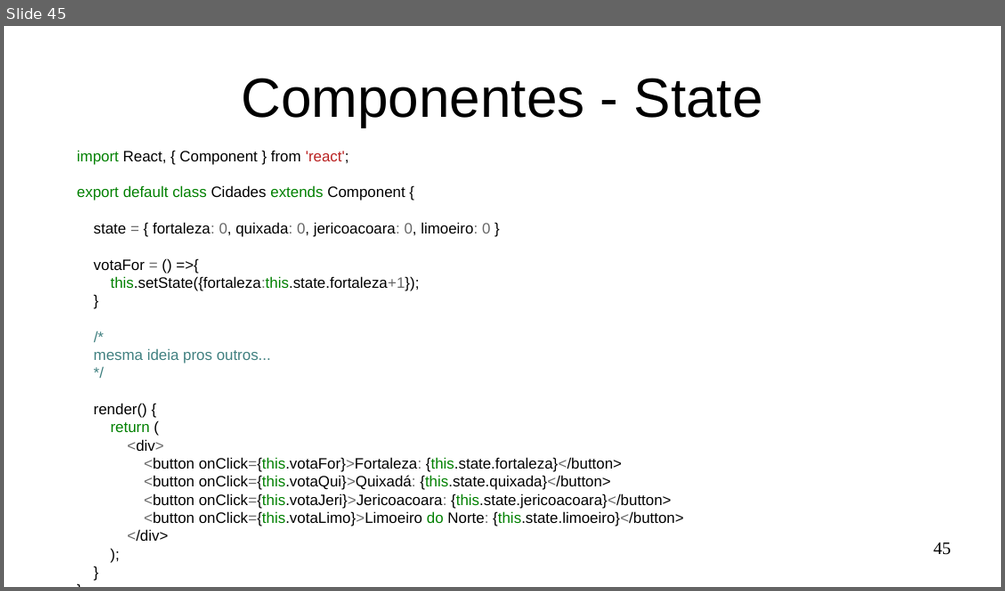
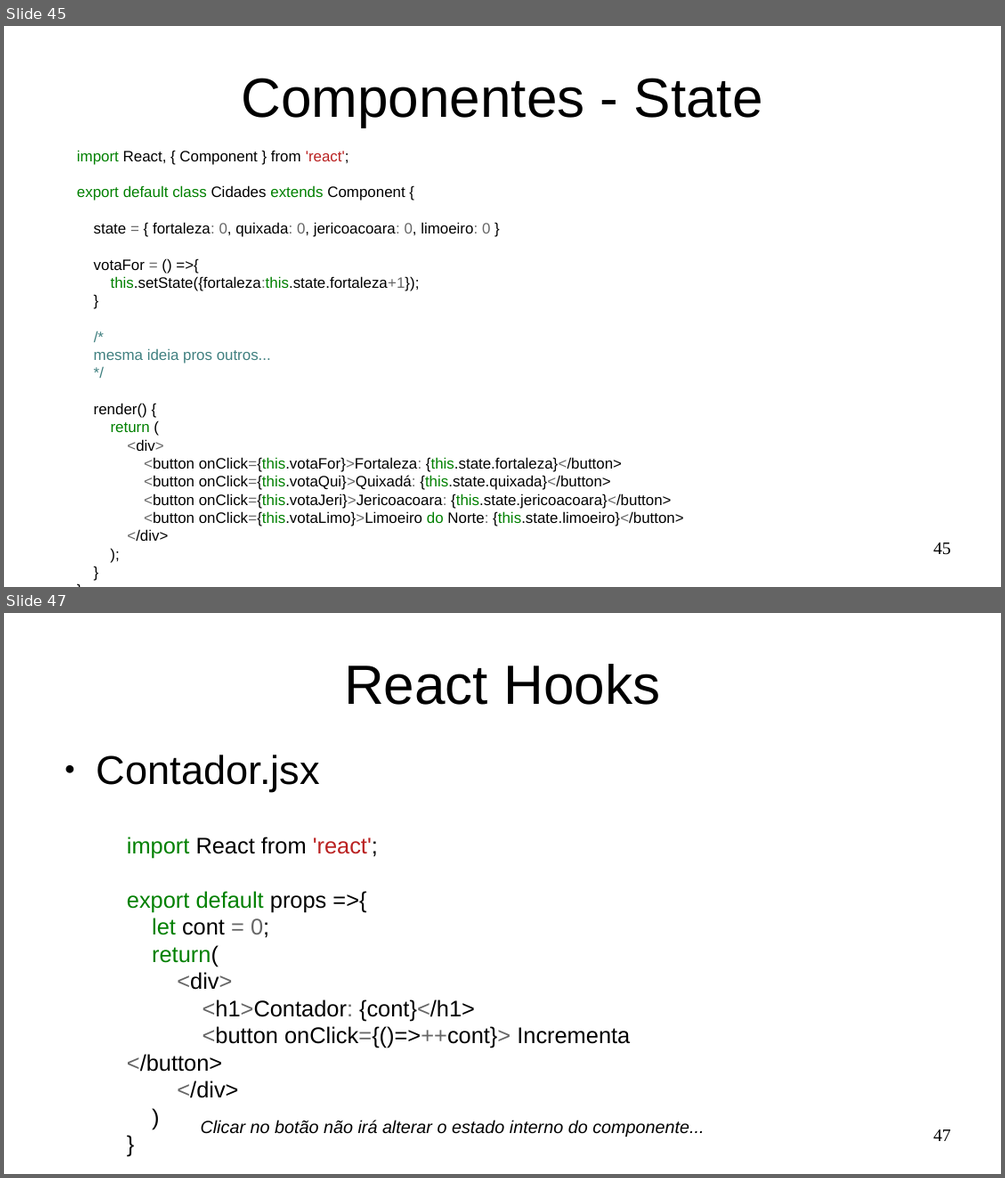
Before and after one commit to Marques-Dev/WEB_2020-1, a slide deck: SLIDES/aula01.odp. Shown one above the other, each under a label of ours: slide 45 before the commit, slides 45 and 47 after it; the slides between them are not shown. The pictures are 1005x591 and 1005x1178 pixels, drawn with LibreOffice and Linux fonts; fonts in the diff are those of the drawing. Boxes give left, top, right and bottom in pixels: in the first picture for what was removed or moved away, otherwise in the second. Text is boxed around its words. In the diff, an @@ line names an element or a change of style, - is before the commit and + after.

Commit message:
React hooks

```diff
--- a/SLIDES/aula01.odp
+++ b/SLIDES/aula01.odp
@@ slide 47 added at (4,613,1001,1174), background #FFFFFF @@
@@ title added at (344,664,660,705), 44 pt, text #000000 @@
+React Hooks
@@ text added at (97,755,320,792), 32 pt, text #000000 @@
+● Contador.jsx
@@ text added at (127,836,630,1098), 18 pt, text #000000 @@
+import React from 'react';
+export default props =>{
+let cont = 0;
+return(
+<div>
+<h1>Contador: {cont}</h1>
+<button onClick={()=>++cont}> Incrementa </button>
+</div>
+)
+}
@@ text added at (201,1119,704,1136), 14 pt, text #000000, italic @@
+Clicar no botão não irá alterar o estado interno do componente...
@@ page number added at (933,1129,951,1141), 14 pt, text #000000 @@
+47
```
Also in this commit, not shown: 5 other slides added, 1 slide removed, 2 other files.
